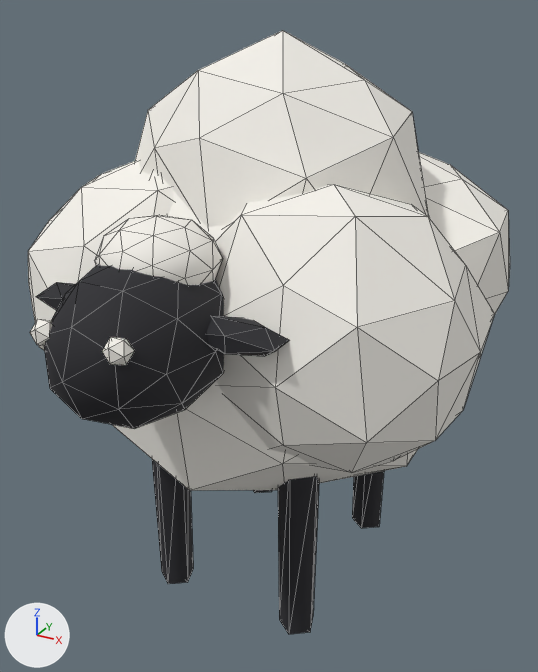
Two versions of the glTF model public/assets/modelos/04_animales/oveja.glb, one commit apart.
Both versions are drawn from a 50 mm lens placed at (0.622, -1.169, 1.084), pointed at (0.005, -0.046, 0.523). The lights are fixed; the arrows at lower left show +X, +Y and +Z. The first picture is the older version. Mesh edges are drawn as thin lines. Where no turn or scale is listed for an object, it has been applied to the vertices. Vertices at exactly the same position are counted once.

Names of what the first picture shows: 'copete', 'craneo', 'lana_1', 'lana_2', 'lana_3', 'lana_4', 'lana_6', 'ojo_der', 'ojo_izq', 'oreja_der', 'oreja_izq', 'pata_1', 'pata_2', 'pata_3', 'pata_4'.
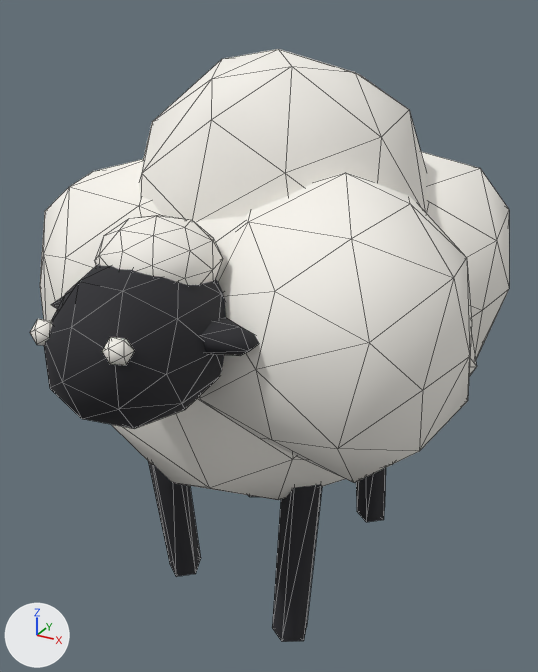
What changed in the scene script:
```text
Change me_mesh_0:
    remove me_mesh_0.from_pydata(...)  # 42 vertices, 80 faces; spans x -0.341..0.382, y -0.366..0.334, z -0.358..0.357
    add me_mesh_0.from_pydata(...)  # 42 vertices, 80 faces; spans x -0.356..0.379, y -0.355..0.365, z -0.37..0.349
    me_mesh_0 part 1: 42 of 42 vertices moved; they spanned x -0.341..0.382, y -0.366..0.334, z -0.358..0.357 and now span x -0.356..0.379, y -0.355..0.365, z -0.37..0.349; mean shift (-0.004, 0.002, 0.002)
Change me_mesh_1:
    remove me_mesh_1.from_pydata(...)  # 42 vertices, 80 faces; spans x -0.255..0.238, y -0.232..0.238, z -0.228..0.229
    add me_mesh_1.from_pydata(...)  # 42 vertices, 80 faces; spans x -0.246..0.223, y -0.235..0.232, z -0.256..0.247
    me_mesh_1 part 2: 42 of 42 vertices moved; they spanned x -0.255..0.238, y -0.232..0.238, z -0.228..0.229 and now span x -0.246..0.223, y -0.235..0.232, z -0.256..0.247; mean shift (-0.007, -0.003, 0.001)
Change me_mesh_2:
    remove me_mesh_2.from_pydata(...)  # 42 vertices, 80 faces; spans x -0.234..0.254, y -0.252..0.234, z -0.241..0.231
    add me_mesh_2.from_pydata(...)  # 42 vertices, 80 faces; spans x -0.25..0.248, y -0.252..0.224, z -0.253..0.232
    me_mesh_2 part 3: 42 of 42 vertices moved; they spanned x -0.234..0.254, y -0.252..0.234, z -0.241..0.231 and now span x -0.25..0.248, y -0.252..0.224, z -0.253..0.232; mean shift (0.0, -0.004, 0.0)
Change me_mesh_3:
    remove me_mesh_3.from_pydata(...)  # 42 vertices, 80 faces; spans x -0.262..0.231, y -0.242..0.233, z -0.27..0.254
    add me_mesh_3.from_pydata(...)  # 42 vertices, 80 faces; spans x -0.233..0.232, y -0.265..0.266, z -0.241..0.245
    me_mesh_3 part 4: 42 of 42 vertices moved; they spanned x -0.262..0.231, y -0.242..0.233, z -0.27..0.254 and now span x -0.233..0.232, y -0.265..0.266, z -0.241..0.245; mean shift (0.001, -0.002, -0.003)
Change me_mesh_5:
    remove me_mesh_5.from_pydata(...)  # 42 vertices, 80 faces; spans x -0.28..0.28, y -0.245..0.267, z -0.257..0.272
    add me_mesh_5.from_pydata(...)  # 42 vertices, 80 faces; spans x -0.259..0.275, y -0.249..0.262, z -0.274..0.243
    me_mesh_5 part 5: 42 of 42 vertices moved; they spanned x -0.28..0.28, y -0.245..0.267, z -0.257..0.272 and now span x -0.259..0.275, y -0.249..0.262, z -0.274..0.243; mean shift (0.0, -0.002, 0.0)
Change me_mesh_6:
    used by ob_pata_1; parent = ob_oveja; location = (-0.14, -0.18, 0.2)
    verts and faces of me_mesh_6; kept vertices keep their numbers, new ones are numbered from 14
    remove me_mesh_6.from_pydata(...)  # 14 vertices, 20 faces; spans x -0.038..0.038, y -0.04..0.032, z -0.2..0.2
    add me_mesh_6.from_pydata(...)  # 12 vertices, 20 faces; spans x -0.038..0.038, y -0.04..0.032, z -0.2..0.2
    me_mesh_6 part 6
    add delete_vertices([5, 11])  # with the faces that use them
    add faces += [(0, 4, 10), (0, 10, 6), (0, 12, 4), (6, 10, 13)]
Change me_mesh_7:
    used by ob_pata_2; parent = ob_oveja; location = (0.14, -0.18, 0.2)
    verts and faces of me_mesh_7; kept vertices keep their numbers, new ones are numbered from 14
    remove me_mesh_7.from_pydata(...)  # 14 vertices, 20 faces; spans x -0.038..0.038, y -0.04..0.032, z -0.2..0.2
    add me_mesh_7.from_pydata(...)  # 12 vertices, 20 faces; spans x -0.038..0.038, y -0.04..0.032, z -0.2..0.2
    me_mesh_7 part 7
    add delete_vertices([5, 11])  # with the faces that use them
    add faces += [(0, 4, 10), (0, 10, 6), (0, 12, 4), (6, 10, 13)]
Change me_mesh_9:
    used by ob_pata_4; parent = ob_oveja; location = (0.14, 0.18, 0.2)
    verts and faces of me_mesh_9; kept vertices keep their numbers, new ones are numbered from 14
    remove me_mesh_9.from_pydata(...)  # 14 vertices, 20 faces; spans x -0.038..0.038, y -0.04..0.032, z -0.2..0.2
    add me_mesh_9.from_pydata(...)  # 12 vertices, 20 faces; spans x -0.038..0.038, y -0.04..0.032, z -0.2..0.2
    me_mesh_9 part 8
    add delete_vertices([5, 11])  # with the faces that use them
    add faces += [(0, 4, 10), (0, 10, 6), (0, 12, 4), (6, 10, 13)]
Change me_mesh_12:
    where me_mesh_12.from_pydata(...)  # 12 vertices, 20 faces; spans x -0.0681..0.0681, y -0.034..0.034, z -0.0213..0.0213
    me_mesh_12 part 9: all faces are now shaded smooth (20 of 20 changed)
Change me_mesh_14:
    where me_mesh_14.from_pydata(...)  # 12 vertices, 20 faces; spans x -0.017..0.017, y -0.017..0.017, z -0.017..0.017
    me_mesh_14 part 10: all faces are now shaded smooth (20 of 20 changed)
Change me_mesh_15:
    where me_mesh_15.from_pydata(...)  # 12 vertices, 20 faces; spans x -0.017..0.017, y -0.017..0.017, z -0.017..0.017
    me_mesh_15 part 11: all faces are now shaded smooth (20 of 20 changed)
Change ob_pata_1:
    ob_pata_1.rotation_euler: (0.0, 0.0, 0.0) -> (0.142, 0.0, 0.0)  # degrees (0, 0, 0) -> degrees (8.1, 0, 0)
Change ob_pata_2:
    ob_pata_2.rotation_euler: (0.0, 0.0, 0.0) -> (-0.142, 0.0, 0.0)  # degrees (0, 0, 0) -> degrees (-8.1, 0, 0)
Change ob_pata_3:
    ob_pata_3.rotation_euler: (0.0, 0.0, 0.0) -> (-0.142, 0.0, 0.0)  # degrees (0, 0, 0) -> degrees (-8.1, 0, 0)
Change ob_pata_4:
    ob_pata_4.rotation_euler: (0.0, 0.0, 0.0) -> (0.142, 0.0, 0.0)  # degrees (0, 0, 0) -> degrees (8.1, 0, 0)
Change ob_oreja_izq:
    ob_oreja_izq.location: (-0.14, -0.38, 0.68) -> (-0.105, -0.385, 0.675)
Change ob_oreja_der:
    ob_oreja_der.location: (0.14, -0.38, 0.68) -> (0.105, -0.385, 0.675)
```

Location of each change, [x1, y1, x2, y2] in pixels of the pictures (538 x 672 px; the box of a moved part takes in the faces that stretch with it):
'lana_2', reshaped (7% taller): before [215, 184, 495, 473]; after [199, 173, 472, 483]
'lana_6', reshaped: before [135, 30, 429, 227]; after [139, 49, 428, 221]
'lana_1', reshaped: before [113, 171, 418, 490]; after [111, 216, 477, 500]
'lana_3', reshaped: before [28, 160, 174, 351]; after [40, 159, 162, 320]
'lana_4', reshaped: before [419, 152, 510, 314]; after [421, 152, 509, 359]
'pata_2', reshaped, turned: before [278, 476, 319, 634]; after [272, 484, 322, 642]
'pata_1', reshaped, turned: before [152, 459, 193, 584]; after [148, 461, 201, 577]
'oreja_der', moved: before [206, 316, 289, 356]; after [201, 318, 259, 356]
'pata_4', reshaped, turned: before [352, 471, 384, 528]; after [356, 468, 386, 522]
'oreja_izq', shading changed, moved (mostly hidden afterwards): before [36, 282, 75, 310]; after [51, 296, 64, 308]
'pata_3', turned (not visible afterwards): before [253, 490, 272, 493]
part 6 of me_mesh_6, moved or reshaped: before [152, 459, 168, 583]; after [148, 461, 176, 576]
part 7 of me_mesh_7, moved or reshaped: before [278, 480, 290, 634]; after [272, 488, 294, 641]
part 8 of me_mesh_9, moved or reshaped: before [352, 475, 364, 528]; after [356, 477, 366, 521]
part 10 of me_mesh_14, shading changed: [31, 319, 53, 345] in both
part 11 of me_mesh_15, shading changed: [102, 338, 134, 365] in both
